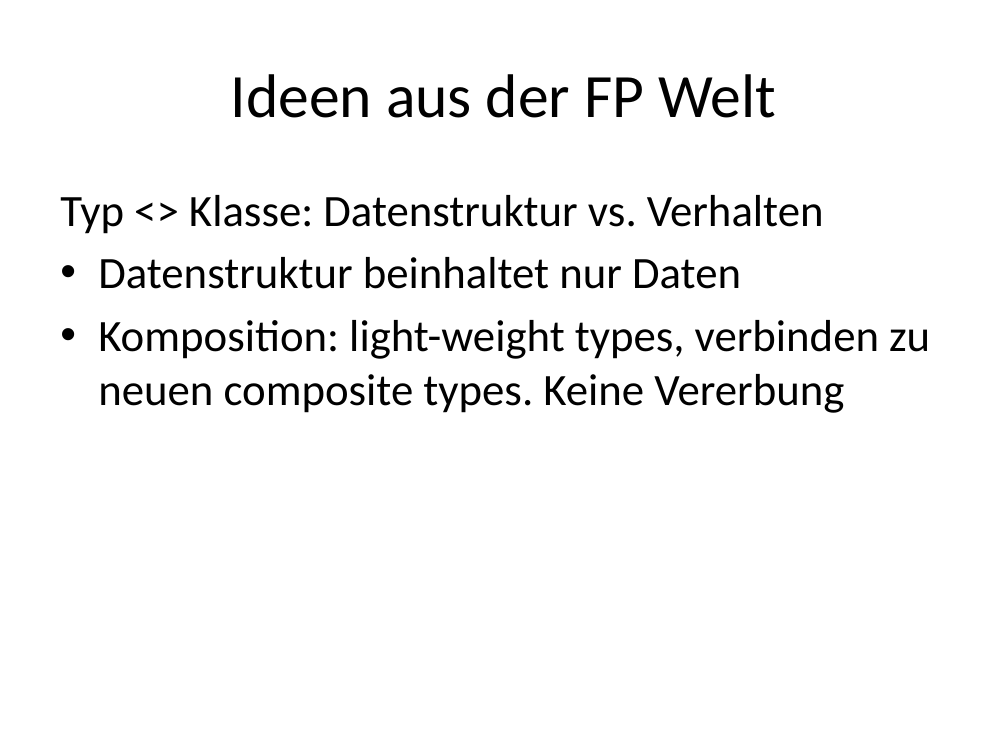
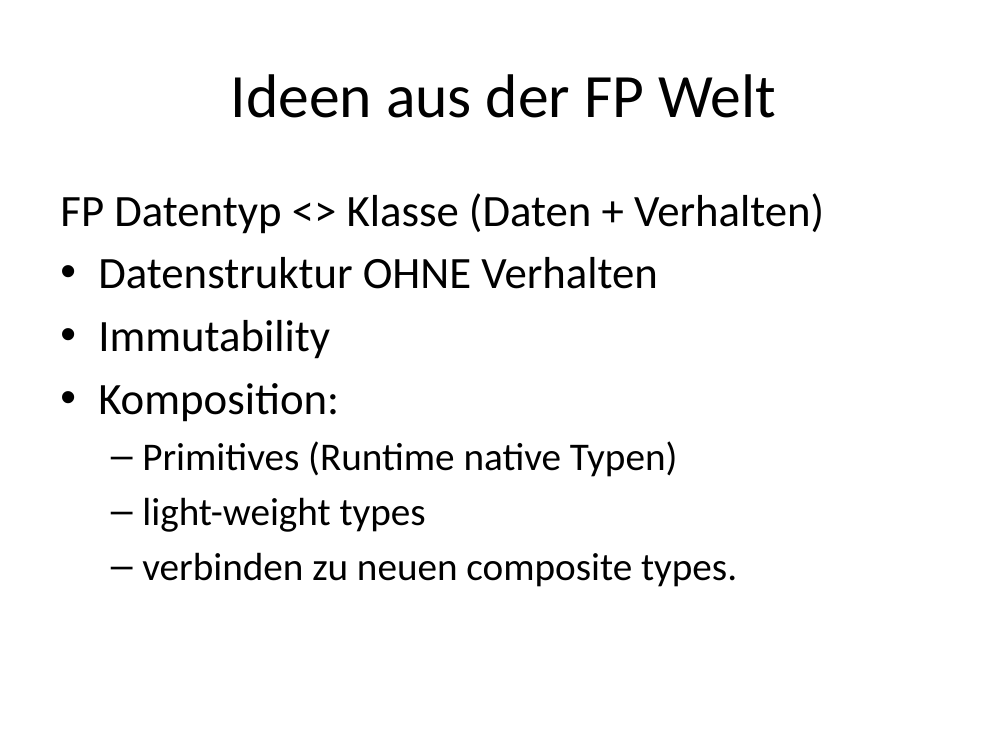
Before and after one commit to ronaldboehm/talks, a slide deck: slide 17 of 20151202/Einführung20151202.pptx (slide 10 before the commit). Drawn at 1008x756 pixels with LibreOffice and Linux fonts; fonts in the diff are those of the drawing. Boxes give left, top, right and bottom in pixels: in the first picture for what was removed or moved away, otherwise in the second. Text is boxed around its words. In the diff, an @@ line names an element or a change of style, - is before the commit and + after.

```diff
--- a/20151202/Einführung20151202.pptx
+++ b/20151202/Einführung20151202.pptx
@@ text at bbox=[60, 193, 824, 587]: text changed @@
-Typ <> Klasse: Datenstruktur vs. Verhalten
-• Datenstruktur beinhaltet nur Daten
-• Komposition: light-weight types, verbinden zu neuen composite types. Keine Vererbung
+FP Datentyp <> Klasse (Daten + Verhalten)
+• Datenstruktur OHNE Verhalten
+• Immutability
+• Komposition:
+  – Primitives (Runtime native Typen)
+  – light-weight types
+  – verbinden zu neuen composite types.
```
Also in this commit, not shown: 8 other slides changed, 7 slides added, 1 other file.
